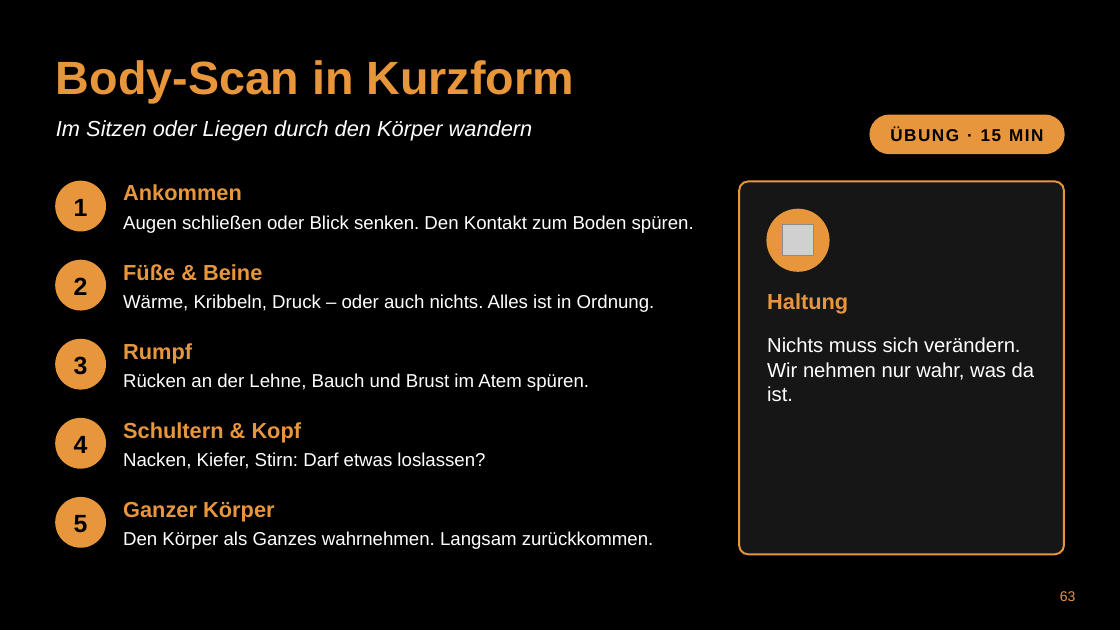
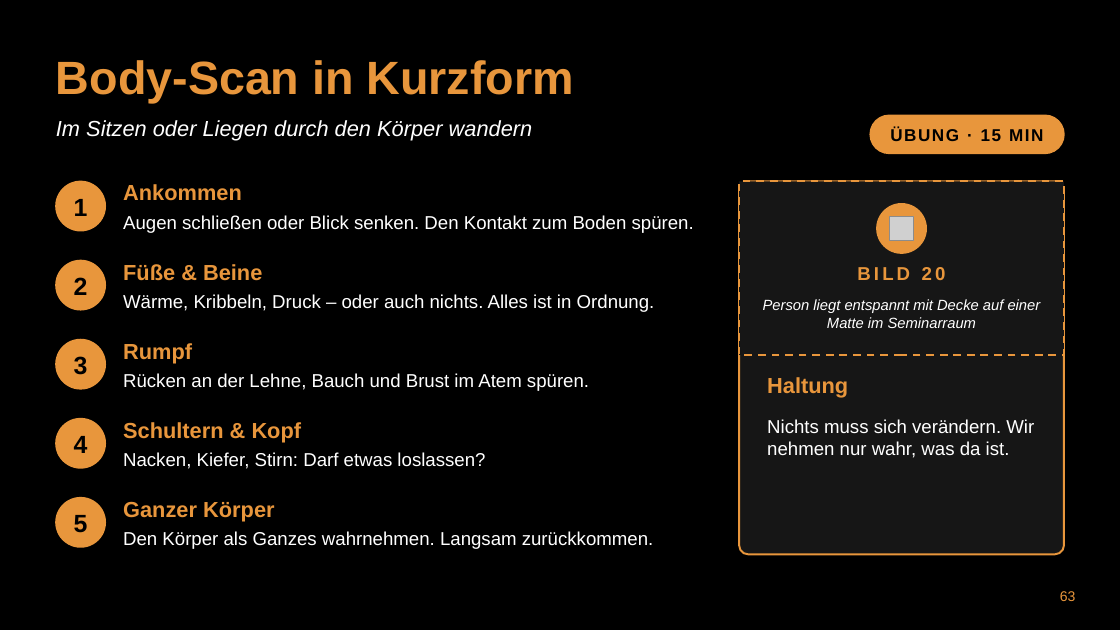
Before and after one commit to munderlohsven-dev/BVKT, a slide deck: slide 63 of praesentationen/zweitagesseminar_mentale_staerke_achtsamkeit/Zweitagesseminar_Mentale_Staerke_Achtsamkeit.pptx. Drawn at 1120x630 pixels with LibreOffice and Linux fonts; fonts in the diff are those of the drawing; grey boxes stand for pictures; background and template pictures are left out. Boxes give left, top, right and bottom in pixels: in the first picture for what was removed or moved away, otherwise in the second. Text is boxed around its words. In the diff, an @@ line names an element or a change of style, - is before the commit and + after.

```diff
--- a/praesentationen/zweitagesseminar_mentale_staerke_achtsamkeit/Zweitagesseminar_Mentale_Staerke_Achtsamkeit.pptx
+++ b/praesentationen/zweitagesseminar_mentale_staerke_achtsamkeit/Zweitagesseminar_Mentale_Staerke_Achtsamkeit.pptx
@@ rectangle added at bbox=[739, 181, 1064, 355], fill #161616, outline #E8963C 1.25 pt dashed @@
@@ ellipse: place and size @@
-ellipse at bbox=[767, 209, 829, 271]
+ellipse at bbox=[877, 204, 926, 253]
@@ picture removed at bbox=[783, 225, 814, 256] @@
@@ picture added at bbox=[889, 216, 914, 241] @@
@@ text added at bbox=[857, 267, 946, 280], 12 pt, text #E8963C, bold @@
+BILD 20
@@ text added at bbox=[763, 299, 1041, 328], 9.5 pt, text #FFFFFF, italic @@
+Person liegt entspannt mit Decke auf einer Matte im Seminarraum
@@ text "Haltung": place and size @@
-text "Haltung" at bbox=[767, 293, 848, 314]
+text "Haltung" at bbox=[767, 377, 848, 398]
@@ text "Nichts muss sich verändern. Wir ...": place and size @@
-text "Nichts muss sich verändern. Wir ..." at bbox=[767, 337, 1034, 402]
+text "Nichts muss sich verändern. Wir ..." at bbox=[767, 419, 1034, 458]
@@ text "Nichts muss sich verändern. Wir ..." at bbox=[767, 419, 1034, 458]: size 13 to 12 pt @@
```
Also in this commit, not shown: 28 other slides changed, 7 other files.
